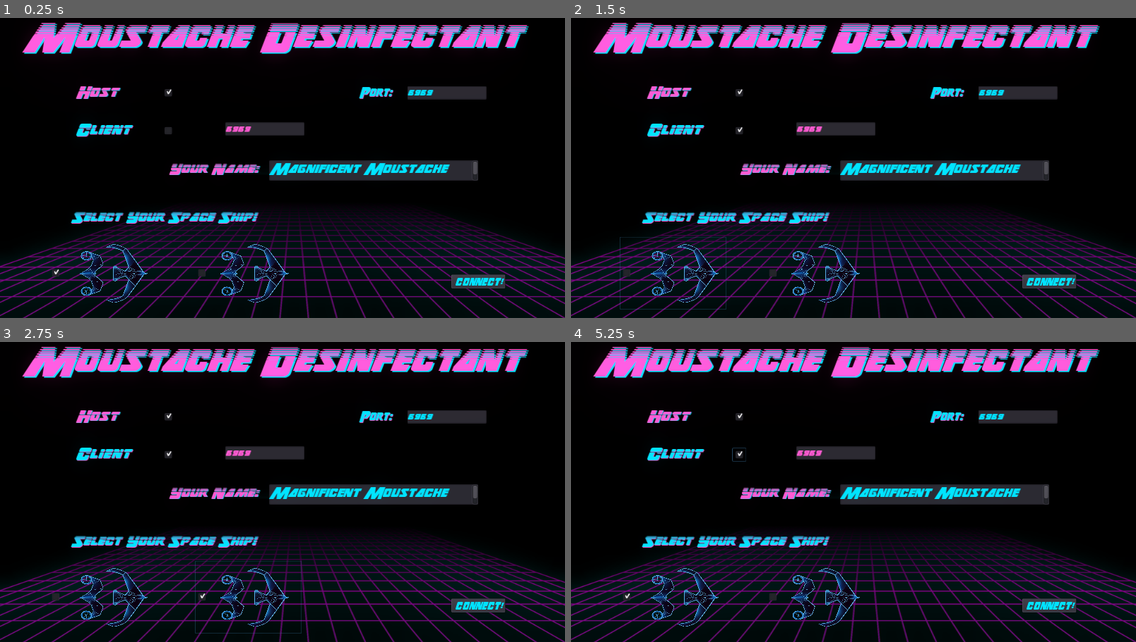
Above: before the commit, frames 1-4 (two rows, left to right).
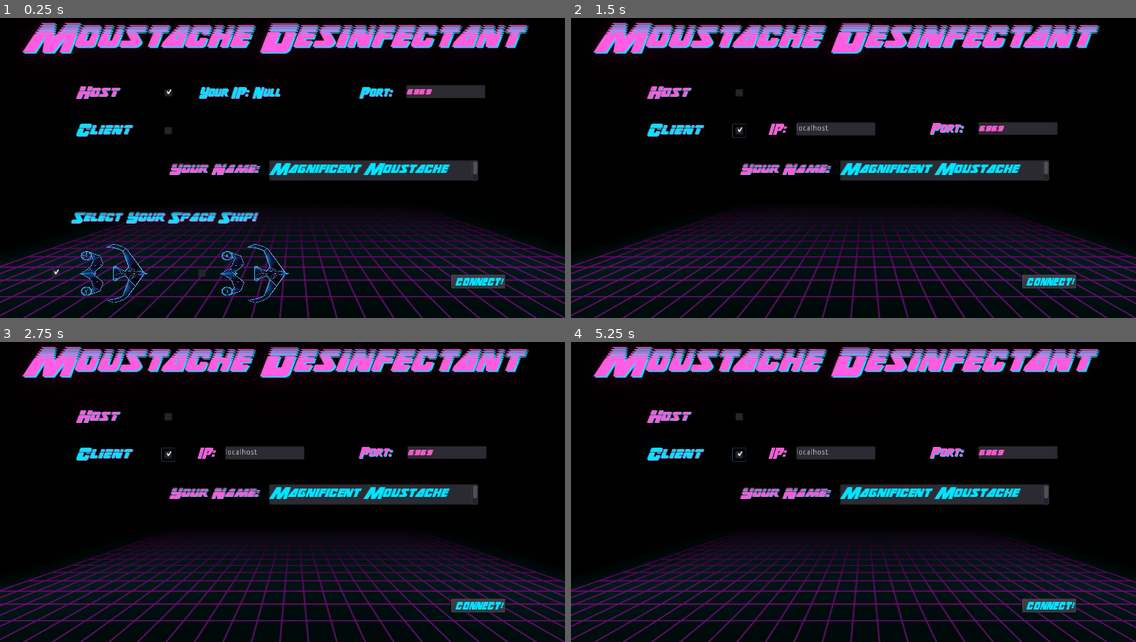
Above: after the commit, the same moments.

Repository: Joniras/MoustacheDesinfectant
Game: Godot game, scene res://Scenes/StartScreen/UI.tscn
Two runs of this game, one before a commit and one after it. Both use one fixed random seed, a clock stepped at 60 frames per second and the inputs below.
Inputs (mouse positions are in pixels of both pictures, inside the frame that each line leads up to):
- Up to frame 1 (0.25 s): no input
- Up to frame 2 (1.5 s): click (740, 132) at 0.5 s; click (672, 273) at 1.27 s
- Up to frame 3 (2.75 s): click (248, 597) at 2.02 s
- Up to frame 4 (5.25 s): click (740, 456) at 2.75 s; click (672, 597) at 3.52 s; click (819, 597) at 4.27 s; click (740, 456) at 5 s

The runs differ from the first frame. In frame 1, 1.3% of the frame differs, in the area x 35-87%, y 22-40%; in frame 2, 4.0%; in frame 3, 4.0%, in the area x 9-87%, y 22-98%; in frame 4, 3.8%.
Error before the commit: Parse Error: The identifier "is_server" isn't declared in the current scope. (res://Scenes/StartScreen/networking.gd:35)

Commit message:
Merge finished

Diff:
--- a/Scenes/StartScreen/UI.tscn
+++ b/Scenes/StartScreen/UI.tscn
@@ -21,49 +21,49 @@
 use_filter = true
 font_data = ExtResource( 4 )
 
-[sub_resource type="DynamicFont" id=13]
+[sub_resource type="DynamicFont" id=4]
 use_filter = true
 font_data = ExtResource( 6 )
-
-[sub_resource type="DynamicFont" id=4]
-size = 22
-font_data = ExtResource( 4 )
 
 [sub_resource type="DynamicFont" id=5]
 size = 22
 font_data = ExtResource( 4 )
 
 [sub_resource type="DynamicFont" id=6]
+size = 22
 font_data = ExtResource( 4 )
 
 [sub_resource type="DynamicFont" id=7]
+font_data = ExtResource( 4 )
+
+[sub_resource type="DynamicFont" id=8]
 size = 62
 use_filter = true
 font_data = ExtResource( 3 )
-
-[sub_resource type="DynamicFont" id=8]
-size = 26
-use_filter = true
-font_data = ExtResource( 2 )
 
 [sub_resource type="DynamicFont" id=9]
 size = 26
 use_filter = true
 font_data = ExtResource( 2 )
 
-[sub_resource type="Environment" id=10]
+[sub_resource type="DynamicFont" id=10]
+size = 26
+use_filter = true
+font_data = ExtResource( 2 )
+
+[sub_resource type="Environment" id=11]
 background_mode = 4
 glow_enabled = true
 glow_intensity = 0.47
 glow_blend_mode = 0
 glow_hdr_threshold = 0.75
 
-[sub_resource type="DynamicFont" id=11]
+[sub_resource type="DynamicFont" id=12]
 size = 24
 use_filter = true
 font_data = ExtResource( 3 )
 
-[sub_resource type="DynamicFont" id=12]
+[sub_resource type="DynamicFont" id=13]
 size = 24
 use_filter = true
 font_data = ExtResource( 6 )
@@ -132,18 +132,6 @@
 "_edit_use_anchors_": false
 }
 
-[node name="txt_server_port" type="TextEdit" parent="."]
-margin_left = 737.99
-margin_top = 178.277
-margin_right = 881.99
-margin_bottom = 202.277
-rect_pivot_offset = Vector2( 72, 26.8557 )
-text = "6969"
-custom_fonts/font = SubResource( 13 )
-custom_colors/font_color = Color( 0, 0.882353, 1, 1 )
-__meta__ = {
-"_edit_use_anchors_": false
-}
 [node name="txt_ip" type="TextEdit" parent="."]
 visible = false
 margin_left = 408.008
@@ -157,19 +145,14 @@
 }
 
 [node name="txt_server_port" type="TextEdit" parent="."]
-margin_left = 737.99
-margin_top = 178.277
-margin_right = 881.99
-margin_bottom = 202.277
+margin_left = 736.324
+margin_top = 175.834
+margin_right = 880.324
+margin_bottom = 199.834
 rect_pivot_offset = Vector2( 72, 26.8557 )
+custom_fonts/font = SubResource( 4 )
+custom_colors/font_color = Color( 1, 0.356863, 0.823529, 1 )
 text = "6969"
-margin_left = 408.24
-margin_top = 243.927
-margin_right = 552.24
-margin_bottom = 267.927
-rect_pivot_offset = Vector2( 72, 26.8557 )
-custom_fonts/font = SubResource( 13 )
-custom_colors/font_color = Color( 1, 0.356863, 0.823529, 1 )
 __meta__ = {
 "_edit_use_anchors_": false
 }
@@ -308,8 +291,9 @@
 margin_right = 881.99
 margin_bottom = 267.277
 rect_pivot_offset = Vector2( 72, 26.8557 )
-custom_fonts/font = SubResource( 13 )
-custom_colors/font_color = Color( 1, 0.356863, 0.823529, 1 )
+custom_fonts/font = SubResource( 4 )
+custom_colors/font_color = Color( 1, 0.356863, 0.823529, 1 )
+text = "6969"
 __meta__ = {
 "_edit_use_anchors_": false
 }
--- a/Scenes/StartScreen/networking.gd
+++ b/Scenes/StartScreen/networking.gd
@@ -32,7 +32,7 @@
 
 func _connect():
 	Config.is_server = get_node("cb_host").pressed
-	print("is_server = %s" % is_server)
+	print("is_server = %s" % Config.is_server)
 	my_info.name = get_node("txt_name").text
 
 	if (Config.is_server):
Not shown: 9 places in Scenes/StartScreen/UI.tscn that only renumber resources
